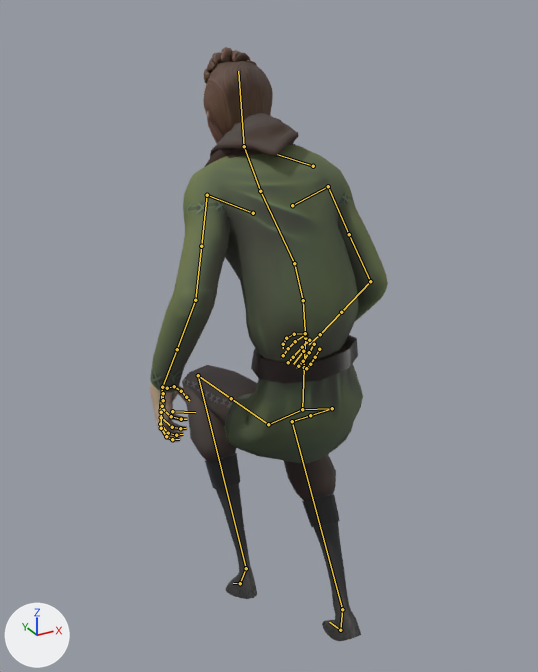
Before and after pictures for a commit that changed the Blender file Victor/Character Animation/ThirdPerson/Locomotion_3rdPerson_4.blend.
Both versions are drawn from a 50 mm lens placed at (-0.804, -1.385, 1.546), pointed at (-0.006, 0.066, 0.821). The lights are fixed; the arrows at lower left show +X, +Y and +Z. Both versions are drawn at frame 17 of the action 'CrouchWalk_B'; the numbers are the values there. The bones that bend it are drawn over the model as lines.

Names of what the first picture shows: 'mc_body.001', 'mc_clothing.003', 'mc_clothing.004'.
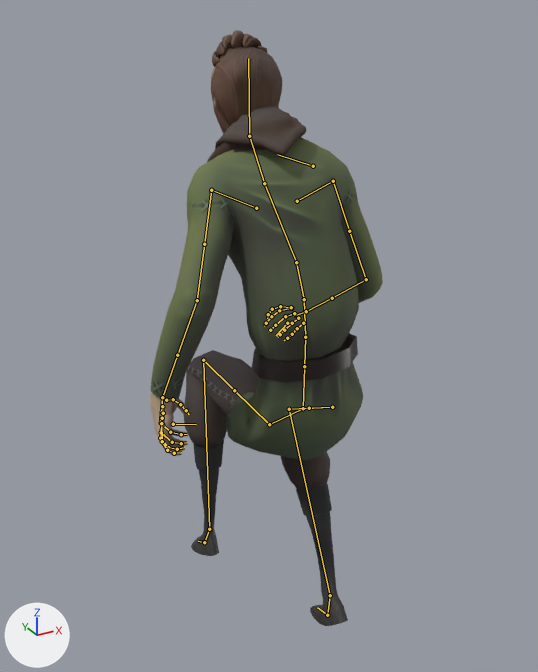
Changed parts and their boxes [x1, y1, x2, y2] in the pictures (538 x 672 px):
'mc_clothing.003', posed: before [150, 113, 388, 464]; after [150, 105, 383, 461]
'mc_clothing.004', posed (8% narrower): before [182, 365, 361, 641]; after [184, 350, 348, 626]
'mc_body.001', posed: before [150, 47, 273, 442]; after [150, 30, 282, 456]

The change in detail:
Bone 'CTRL_FK_Torso.001' (bone_ctrl_fk_torso_001) turns from (-20, 0, 1) to (-17, 0, 1) degrees about its own x, y and z.
Bone 'CTRL_FK_Torso.002' (bone_ctrl_fk_torso_002) turns from (-18, 0, -1) to (-17, 0, -1) degrees about its own x, y and z.
Bone 'CTRL_FK_Torso.003' (bone_ctrl_fk_torso_003) turns from (-17, -5, 1) to (-14, -5, 1) degrees about its own x, y and z.
Bone 'FK_ForeArm.L.001' (bone_fk_forearm_l_001) turns from (-34, 0, 0) to (-22, 0, 0) degrees about its own x, y and z.
Bone 'FK_Bicep.R.001' (bone_fk_bicep_r_001) turns from (-22, 3, -53) to (-26, 3, -53) degrees about its own x, y and z.
Bone 'FK_ForeArm.R.001' (bone_fk_forearm_r_001) turns from (-44, 0, 0) to (-49, 0, 0) degrees about its own x, y and z.
Bone 'CTRL_foot.L.001' (bone_ctrl_foot_l_001) moves from (-0.03, 0.147, -0.017) to (-0.03, 0.115, -0.247).
Bone 'CTRL_foot.L.001' (bone_ctrl_foot_l_001) turns from (-28, 0, 0) to (-21, 0, 0) degrees about its own x, y and z.
Bone 'CTRL_foot.R.001' (bone_ctrl_foot_r_001) moves from (-0.003, 0.005, 0.136) to (-0.003, 0.004, 0.073).
Bone 'CTRL_foot.R.001' (bone_ctrl_foot_r_001) turns from (-4, 0, 0) to (-3, 0, 0) degrees about its own x, y and z.
Bone 'CTRL_FK_Head.001' (bone_ctrl_fk_head_001) turns from (42, 3, 0) to (44, 3, 0) degrees about its own x, y and z.
